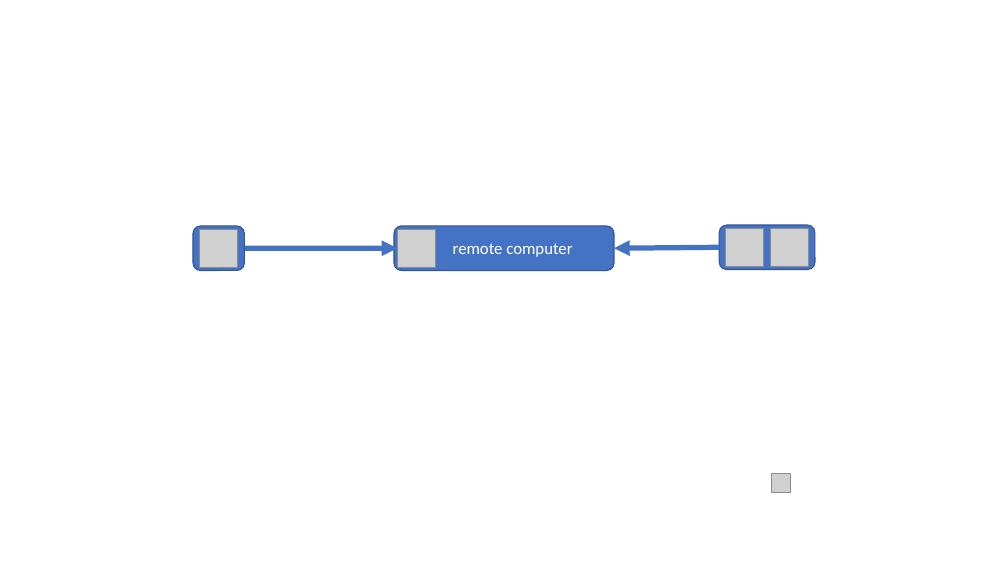
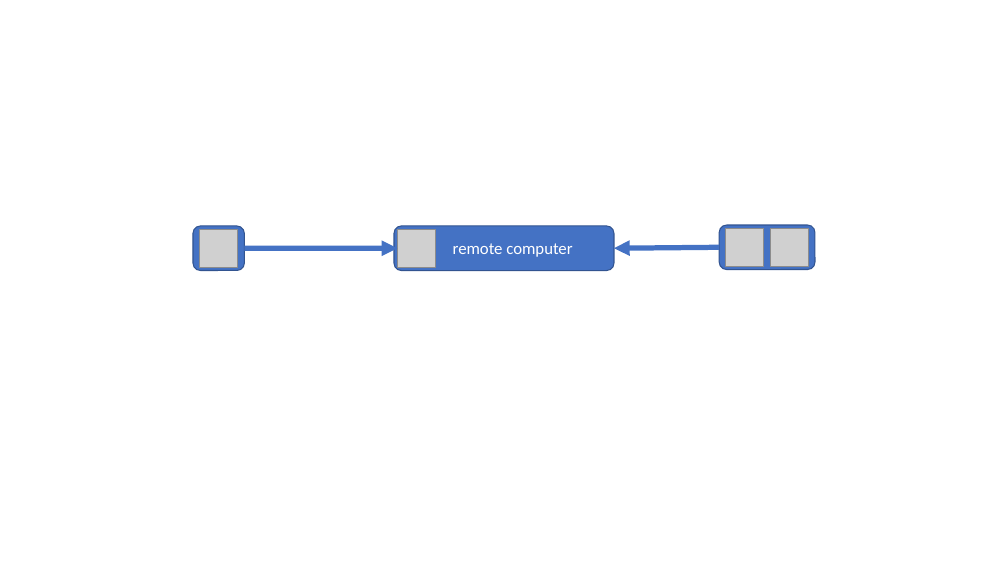
Before and after one commit to cs1302uga/cs1302-tutorials, a slide deck: slide 7 of unix/img/figures.pptx. Drawn at 1008x567 pixels with LibreOffice and Linux fonts; fonts in the diff are those of the drawing; grey boxes stand for pictures; background and template pictures are left out. Boxes give left, top, right and bottom in pixels: in the first picture for what was removed or moved away, otherwise in the second. Text is boxed around its words. In the diff, an @@ line names an element or a change of style, - is before the commit and + after.

```diff
--- a/unix/img/figures.pptx
+++ b/unix/img/figures.pptx
@@ picture removed at bbox=[771, 473, 790, 492] @@
```
Also in this commit, not shown: 1 other file.
